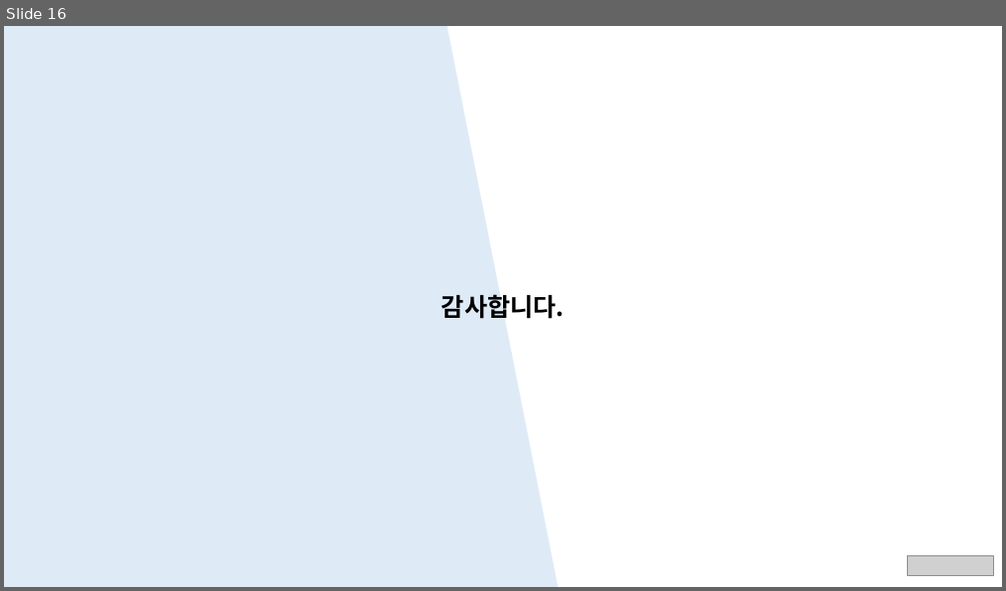
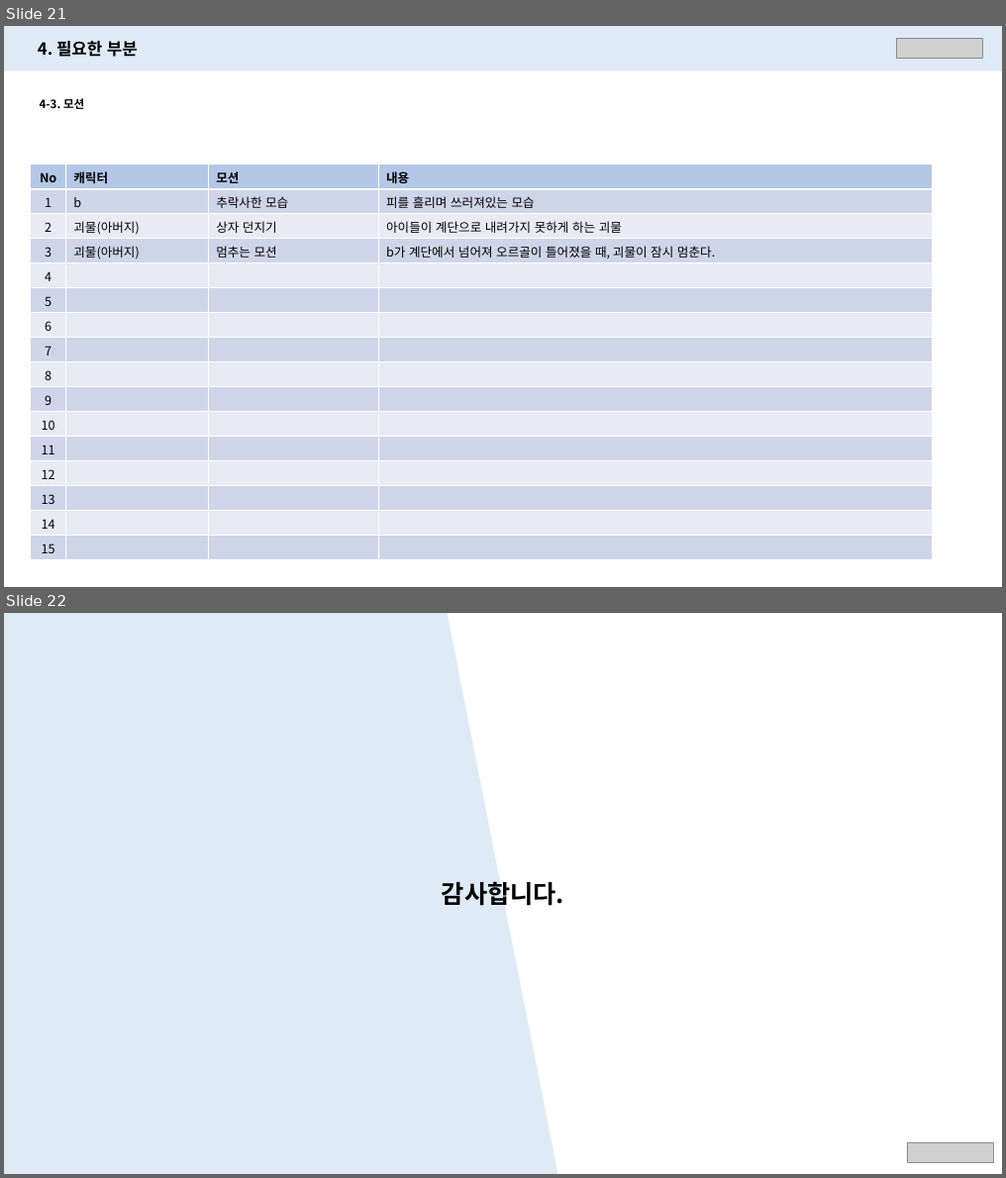
Before and after one commit to PerfectEgg/-Receivers, a slide deck: Doc/Story/캐릭터 설정_v1.02.pptx. Shown one above the other, each under a label of ours: slide 16 before the commit, slides 21 and 22 after it. The pictures are 1006x591 and 1006x1178 pixels, drawn with LibreOffice and Linux fonts; fonts in the diff are those of the drawing; grey boxes stand for pictures. Boxes give left, top, right and bottom in pixels: in the first picture for what was removed or moved away, otherwise in the second. Text is boxed around its words. In the diff, an @@ line names an element or a change of style, - is before the commit and + after.

Commit message:
[송나름]
# 캐릭터 설정
- version : 2024.01.27

```diff
--- a/Doc/Story/캐릭터 설정_v1.02.pptx
+++ b/Doc/Story/캐릭터 설정_v1.02.pptx
@@ slide 21 added at box(4, 26, 1002, 587), background #FFFFFF @@
@@ rectangle added at box(4, 26, 1002, 71), fill #DEEBF7 @@
@@ text added at box(38, 41, 138, 57), 16 pt, text #000000, bold @@
+4. 필요한 부분
@@ picture added at box(896, 39, 983, 59) @@
@@ text added at box(40, 98, 84, 109), 11 pt, text #000000, bold @@
+4-3. 모션
@@ table added at box(30, 165, 932, 561), 16 rows, 4 columns @@
+No | 캐릭터 | 모션 | 내용
+1 | b | 추락사한 모습 | 피를 흘리며 쓰러져있는 모습
+2 | 괴물(아버지) | 상자 던지기 | 아이들이 계단으로 내려가지 못하게 하는 괴물
+3 | 괴물(아버지) | 멈추는 모션 | b가 계단에서 넘어져 오르골이 틀어졌을 때, 괴물이 잠시 멈춘다.
+4 |  |  | 
+5 |  |  | 
+6 |  |  | 
+7 |  |  | 
+8 |  |  | 
+9 |  |  | 
+10 |  |  | 
+11 |  |  | 
+12 |  |  | 
+13 |  |  | 
+14 |  |  | 
+15 |  |  | 
@@ what was slide 16 is now slide 22 @@
```
Also in this commit, not shown: 6 slides changed, 5 other slides added.
